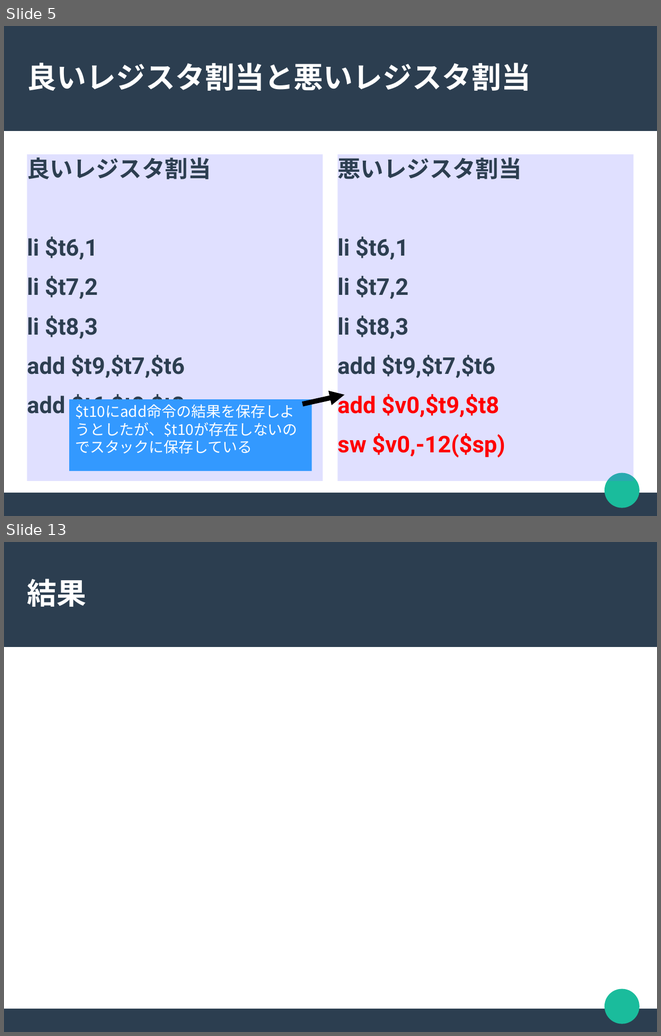
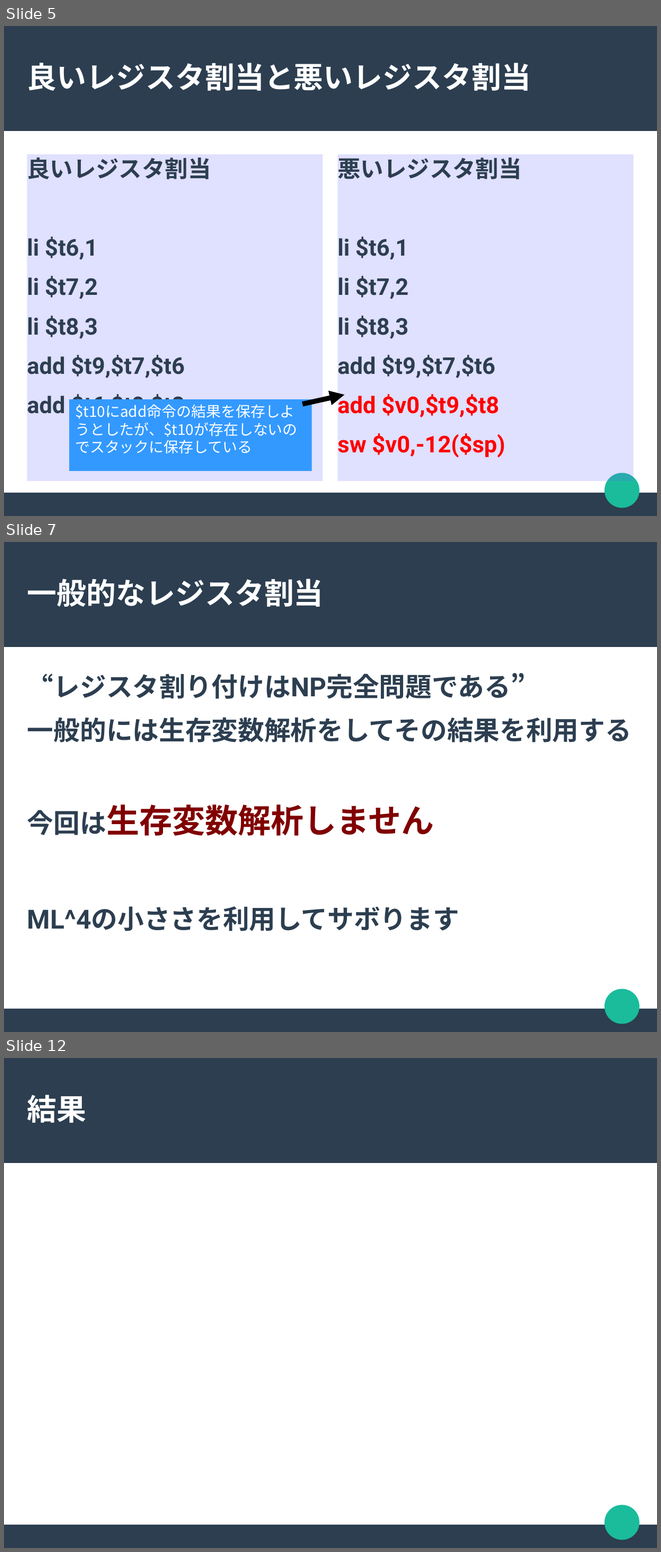
Before and after one commit to akawashiro/hml, a slide deck: hml.odp. Shown one above the other, each under a label of ours: slides 5 and 13 before the commit, slides 5, 7 and 12 after it; the slides between them are not shown. The pictures are 661x1036 and 661x1552 pixels, drawn with LibreOffice and Linux fonts; fonts in the diff are those of the drawing. Boxes give left, top, right and bottom in pixels: in the first picture for what was removed or moved away, otherwise in the second. Text is boxed around its words. In the diff, an @@ line names an element or a change of style, - is before the commit and + after.

```diff
--- a/hml.odp
+++ b/hml.odp
@@ slide 7 added at <box>4,542,657,1032</box>, background #FFFFFF; not listed: 3 template elements that a slide beside it also shows @@
@@ title added at <box>27,579,324,607</box>, 36 pt, text #FFFFFF, bold @@
+一般的なレジスタ割当
@@ text added at <box>27,673,632,931</box>, 32 pt, text #2C3E50, bold @@
+“レジスタ割り付けはNP完全問題である”
+一般的には生存変数解析をしてその結果を利用する
+今回は生存変数解析しません
+ML^4の小ささを利用してサボります
@@ what was slide 13 is now slide 12 @@
```
Also in this commit, not shown: 2 slides changed, 5 other slides added, 4 slides removed.
